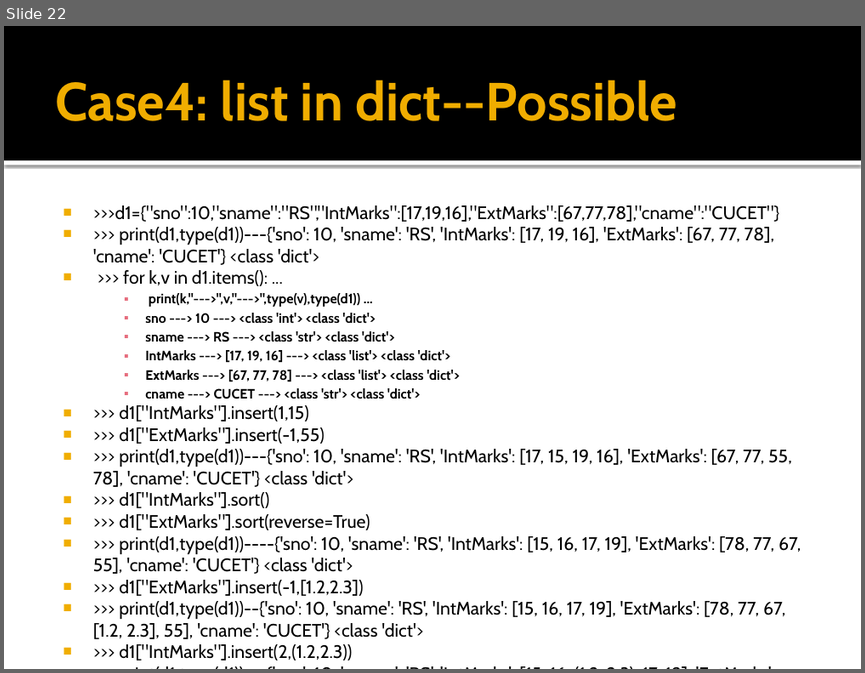
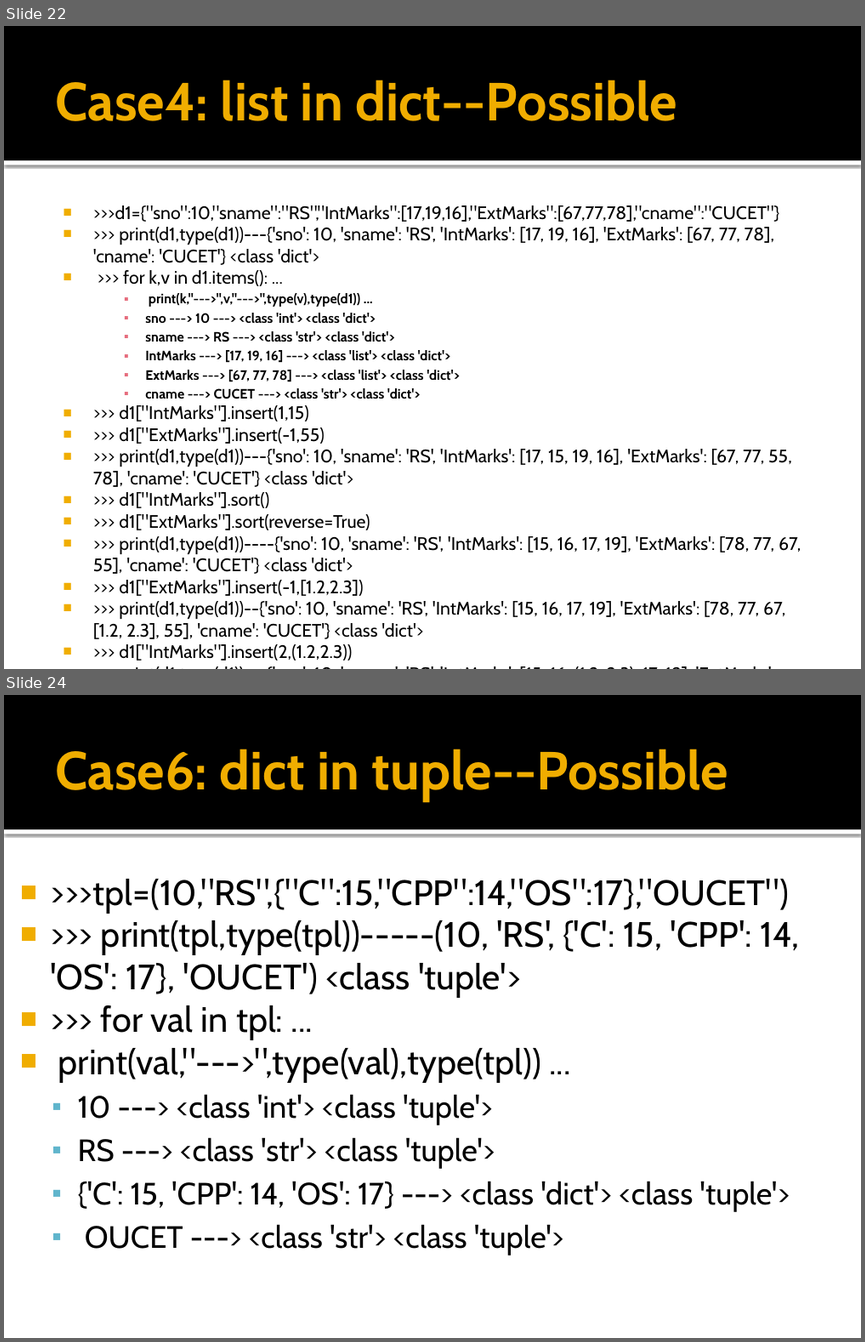
Before and after one commit to Pravesh4929/Python-Hub, a slide deck: (43)Combination of dict with dict,set,tuple and list.pptx. Shown one above the other, each under a label of ours: slide 22 before the commit, slides 22 and 24 after it; the slides between them are not shown. The pictures are 865x673 and 865x1342 pixels, drawn with LibreOffice and Linux fonts; fonts in the diff are those of the drawing. Boxes give left, top, right and bottom in pixels: in the first picture for what was removed or moved away, otherwise in the second. Text is boxed around its words. In the diff, an @@ line names an element or a change of style, - is before the commit and + after.

```diff
--- a/(43)Combination of dict with dict,set,tuple and list.pptx
+++ b/(43)Combination of dict with dict,set,tuple and list.pptx
@@ slide 24 added at <box>4,695,861,1338</box>, background #FFFFFF; not listed: 2 template elements that a slide beside it also shows @@
@@ title added at <box>55,749,728,802</box>, 45 pt, text #F0AD00, bold @@
+Case6: dict in tuple--Possible
@@ text added at <box>50,879,799,1254</box>, 29.6 pt, text #000000 @@
+■ >>>tpl=(10,"RS",{"C":15,"CPP":14,"OS":17},"OUCET")
+■ >>> print(tpl,type(tpl))-----(10, 'RS', {'C': 15, 'CPP': 14, 'OS': 17}, 'OUCET') <class 'tuple'>
+■ >>> for val in tpl: ...
+■ print(val,"--->",type(val),type(tpl)) ...
+  ▪ 10 ---> <class 'int'> <class 'tuple'>
+  ▪ RS ---> <class 'str'> <class 'tuple'>
+  ▪ {'C': 15, 'CPP': 14, 'OS': 17} ---> <class 'dict'> <class 'tuple'>
+  ▪ OUCET ---> <class 'str'> <class 'tuple'>
```
Also in this commit, not shown: 13 other slides added, 1 slide removed, 2 other files.
